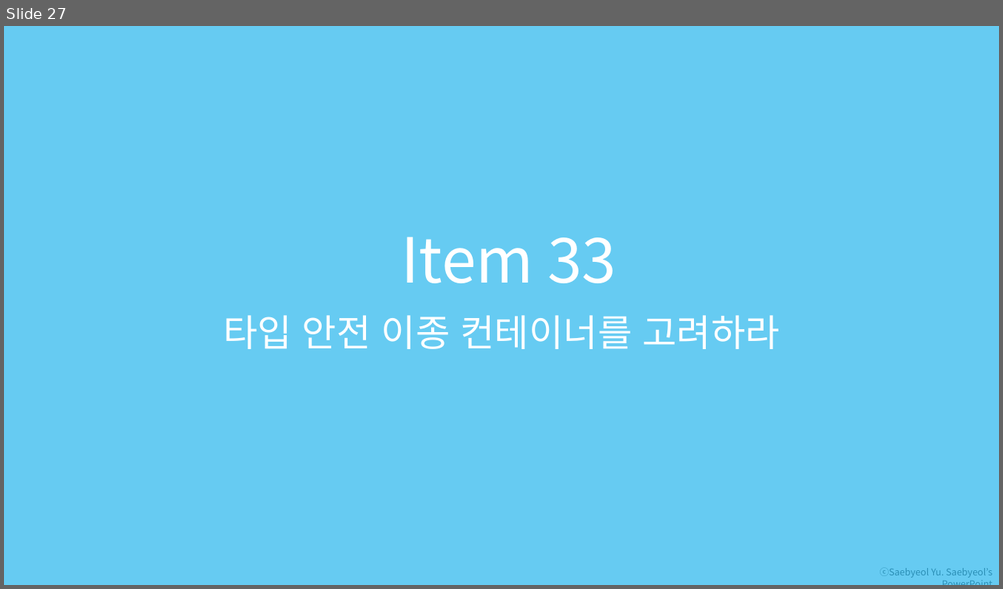
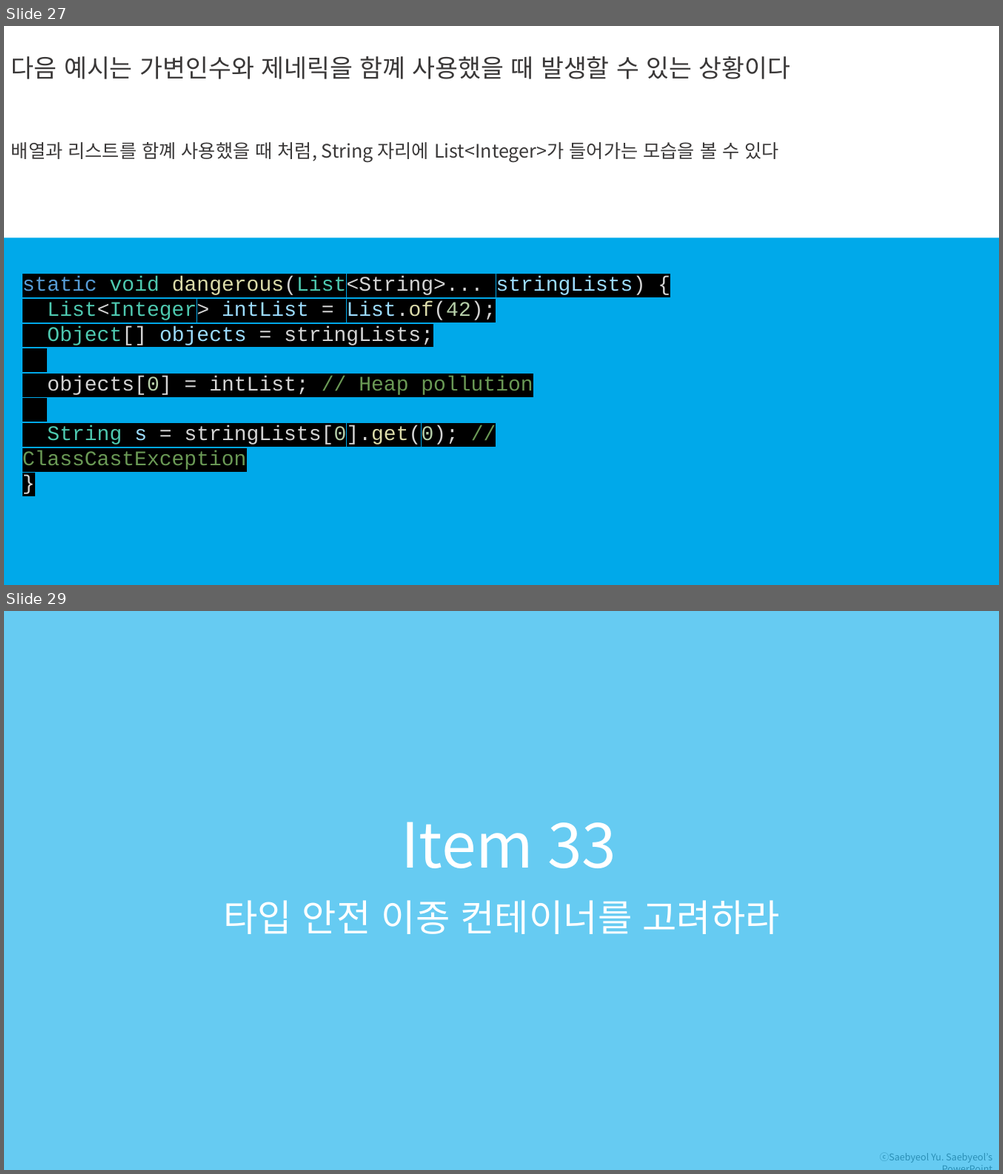
Before and after one commit to ProsyncStudy/EffectiveJava_3e, a slide deck: markdown/ch5.pptx. Shown one above the other, each under a label of ours: slide 27 before the commit, slides 27 and 29 after it; the slides between them are not shown. The pictures are 1003x589 and 1003x1174 pixels, drawn with LibreOffice and Linux fonts; fonts in the diff are those of the drawing. Boxes give left, top, right and bottom in pixels: in the first picture for what was removed or moved away, otherwise in the second. Text is boxed around its words. In the diff, an @@ line names an element or a change of style, - is before the commit and + after.

```diff
--- a/markdown/ch5.pptx
+++ b/markdown/ch5.pptx
@@ slide 27 added at <box>4,26,999,585</box>, background #FFFFFF; not listed: 1 template element that a slide beside it also shows @@
@@ text added at <box>11,56,791,79</box>, 24 pt, text #3A3838 @@
+다음 예시는 가변인수와 제네릭을 함꼐 사용했을 때 발생할 수 있는 상황이다
@@ text added at <box>11,142,779,162</box>, 18 pt, text #3A3838 @@
+배열과 리스트를 함꼐 사용했을 때 처럼, String 자리에 List<Integer>가 들어가는 모습을 볼 수 있다
@@ rectangle added at <box>4,238,999,585</box>, fill #00A9EA @@
@@ text added at <box>22,276,646,470</box>, 20 pt, text #D4D4D4 @@
+static void dangerous(List<String>... stringLists) {
+List<Integer> intList = List.of(42);
+Object[] objects = stringLists;
+objects[0] = intList; // Heap pollution
+String s = stringLists[0].get(0); // ClassCastException
+}
@@ what was slide 27 is now slide 29 @@
```
Also in this commit, not shown: 2 slides changed, 1 other slide added.
